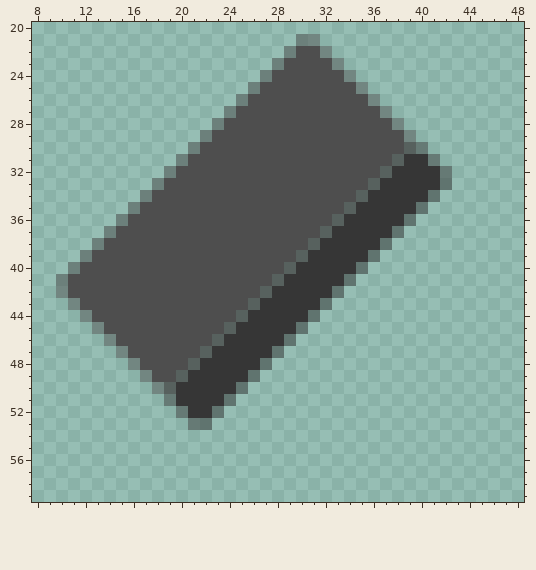
Pixel-art sprite -- img/northSouthDeadEnd.png. That is the earlier state.
The file is 64x64 pixels. Shown: x 8..48, y 20..59.
And afterwards:
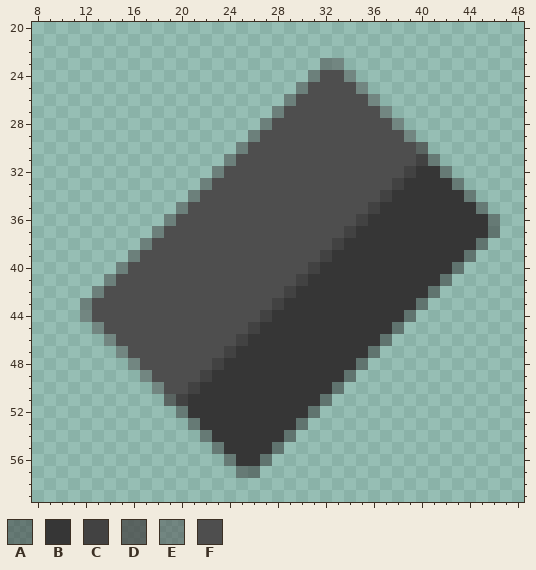
Palette (. is transparent): A #36363680  B #363636  C #424242  D #464646c0  E #4e4e4e80  F #4e4e4e
Changes in this commit:
{"y":21,"x":30,"old":"EE","new":".."}
{"y":22,"x":29,"old":"EFFE","new":"...."}
{"y":23,"x":28,"old":"EFFFF","new":"....E"}
{"y":24,"x":27,"old":"EFFFF","new":"....E"}
{"y":25,"x":26,"old":"EFFFF","new":"....E"}
{"y":26,"x":25,"old":"EFFFF","new":"....E"}
{"y":27,"x":24,"old":"EFFFF","new":"....E"}
{"y":28,"x":23,"old":"EFFFF","new":"....E"}
{"y":29,"x":22,"old":"EFFFF","new":"....E"}
{"y":30,"x":21,"old":"EFFFF","new":"....E"}
{"y":30,"x":39,"old":"DA","new":"FD"}
{"y":31,"x":20,"old":"EFFFF","new":"....E"}
{"y":31,"x":38,"old":"DBB","new":"FFC"}
{"y":32,"x":19,"old":"EFFFF","new":"....E"}
{"y":32,"x":37,"old":"DBB","new":"FFC"}
{"y":33,"x":18,"old":"EFFFF","new":"....E"}
{"y":33,"x":36,"old":"DBB","new":"FFC"}
{"y":33,"x":42,"old":"A.","new":"BA"}
{"y":34,"x":17,"old":"EFFFF","new":"....E"}
{"y":34,"x":35,"old":"DBB","new":"FFC"}
{"y":34,"x":41,"old":"A...","new":"BBBA"}
{"y":35,"x":16,"old":"EFFFF","new":"....E"}
{"y":35,"x":34,"old":"DBB","new":"FFC"}
{"y":35,"x":40,"old":"A.....","new":"BBBBBA"}
{"y":36,"x":15,"old":"EFFFF","new":"....E"}
{"y":36,"x":33,"old":"DBB","new":"FFC"}
{"y":36,"x":39,"old":"A.......","new":"BBBBBBBA"}
{"y":37,"x":14,"old":"EFFFF","new":"....E"}
{"y":37,"x":32,"old":"DBB","new":"FFC"}
{"y":37,"x":38,"old":"A........","new":"BBBBBBBBA"}
{"y":38,"x":13,"old":"EFFFF","new":"....E"}
{"y":38,"x":31,"old":"DBB","new":"FFC"}
{"y":38,"x":37,"old":"A........","new":"BBBBBBBBA"}
{"y":39,"x":12,"old":"EFFFF","new":"....E"}
{"y":39,"x":30,"old":"DBB","new":"FFC"}
{"y":39,"x":36,"old":"A........","new":"BBBBBBBBA"}
{"y":40,"x":11,"old":"EFFFF","new":"....E"}
{"y":40,"x":29,"old":"DBB","new":"FFC"}
{"y":40,"x":35,"old":"A........","new":"BBBBBBBBA"}
{"y":41,"x":10,"old":"EFFFF","new":"....E"}
{"y":41,"x":28,"old":"DBB","new":"FFC"}
{"y":41,"x":34,"old":"A........","new":"BBBBBBBBA"}
{"y":42,"x":10,"old":"EFFF","new":"...E"}
{"y":42,"x":27,"old":"DBB","new":"FFC"}
{"y":42,"x":33,"old":"A........","new":"BBBBBBBBA"}
{"y":43,"x":11,"old":"EF","new":".E"}
{"y":43,"x":26,"old":"DBB","new":"FFC"}
{"y":43,"x":32,"old":"A........","new":"BBBBBBBBA"}
{"y":44,"x":25,"old":"DBB","new":"FFC"}
{"y":44,"x":31,"old":"A........","new":"BBBBBBBBA"}
{"y":45,"x":24,"old":"DBB","new":"FFC"}
{"y":45,"x":30,"old":"A........","new":"BBBBBBBBA"}
{"y":46,"x":23,"old":"DBB","new":"FFC"}
{"y":46,"x":29,"old":"A........","new":"BBBBBBBBA"}
{"y":47,"x":22,"old":"DBB","new":"FFC"}
{"y":47,"x":28,"old":"A........","new":"BBBBBBBBA"}
{"y":48,"x":21,"old":"DBB","new":"FFC"}
{"y":48,"x":27,"old":"A........","new":"BBBBBBBBA"}
{"y":49,"x":20,"old":"DBB","new":"FFC"}
{"y":49,"x":26,"old":"A........","new":"BBBBBBBBA"}
{"y":50,"x":19,"old":"DBB","new":"FFC"}
{"y":50,"x":25,"old":"A........","new":"BBBBBBBBA"}
{"y":51,"x":19,"old":"AB","new":"DC"}
{"y":51,"x":24,"old":"A........","new":"BBBBBBBBA"}
{"y":52,"x":23,"old":"A........","new":"BBBBBBBBA"}
{"y":53,"x":22,"old":"A........","new":"BBBBBBBBA"}
{"y":54,"x":22,"old":"........","new":"ABBBBBBA"}
{"y":55,"x":23,"old":"......","new":"ABBBBA"}
{"y":56,"x":24,"old":"....","new":"ABBA"}
{"y":57,"x":25,"old":"..","new":"AA"}
{"label":"changed","picture_box":[56,34,500,478]}
